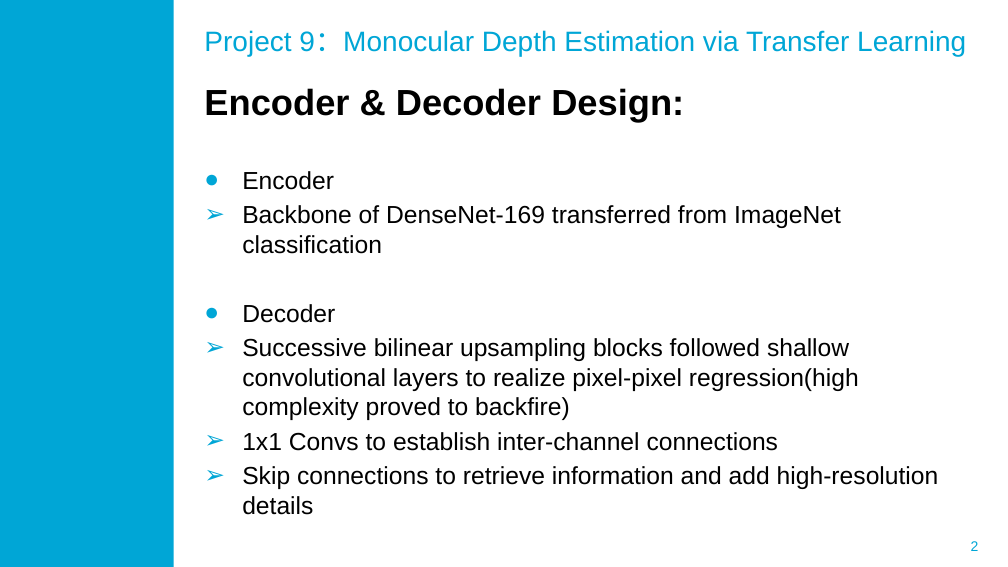
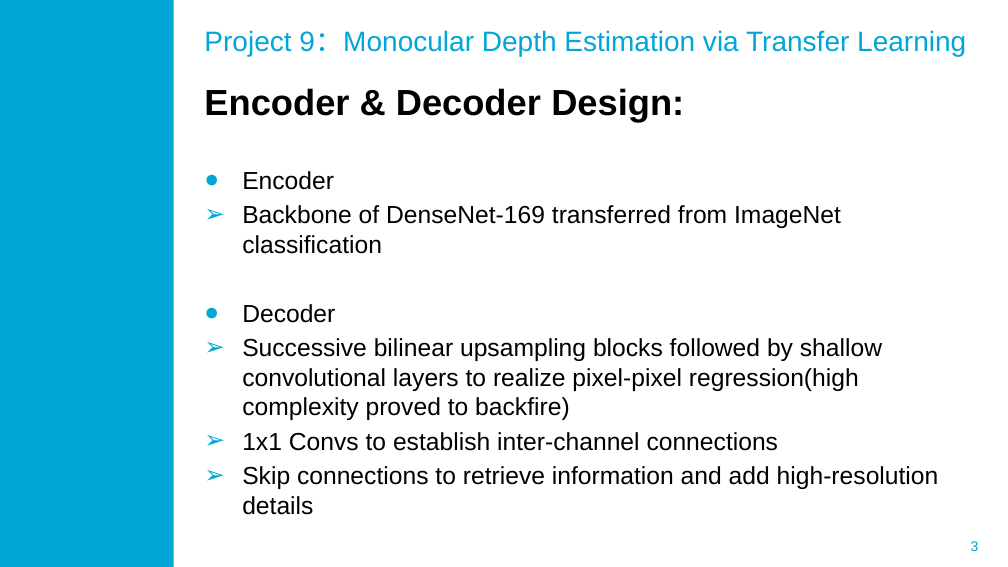
Before and after one commit to siyuanwu99/IEEE-RAS-slam-winter-school-project-9, a slide deck: slide 3 of Proj 9 Presentation.pptx (slide 2 before the commit). Drawn at 1008x567 pixels with LibreOffice and Linux fonts; fonts in the diff are those of the drawing; background and template pictures are left out. Boxes give left, top, right and bottom in pixels: in the first picture for what was removed or moved away, otherwise in the second. Text is boxed around its words. In the diff, an @@ line names an element or a change of style, - is before the commit and + after.

```diff
--- a/Proj 9 Presentation.pptx
+++ b/Proj 9 Presentation.pptx
@@ text at box(242, 338, 882, 420): text changed @@
-➢ Successive bilinear upsampling blocks followed shallow convolutional layers to realize pixel-pixel regression(high complexity proved to backfire)
+➢ Successive bilinear upsampling blocks followed by shallow convolutional layers to realize pixel-pixel regression(high complexity proved to backfire)
```
Also in this commit, not shown: 4 other slides changed, 1 slide added.
